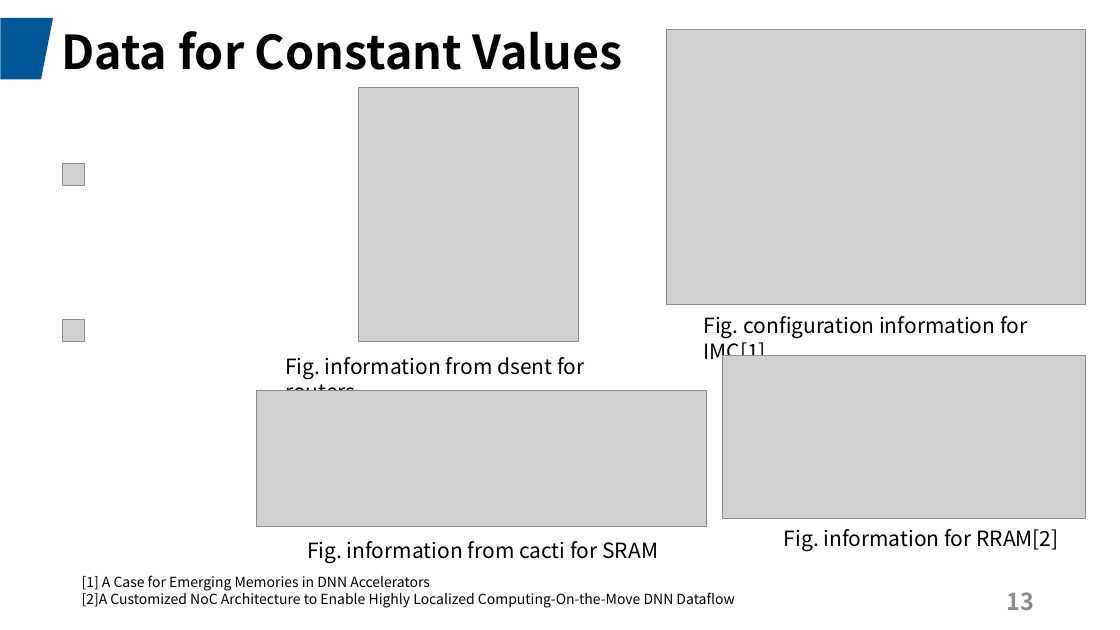
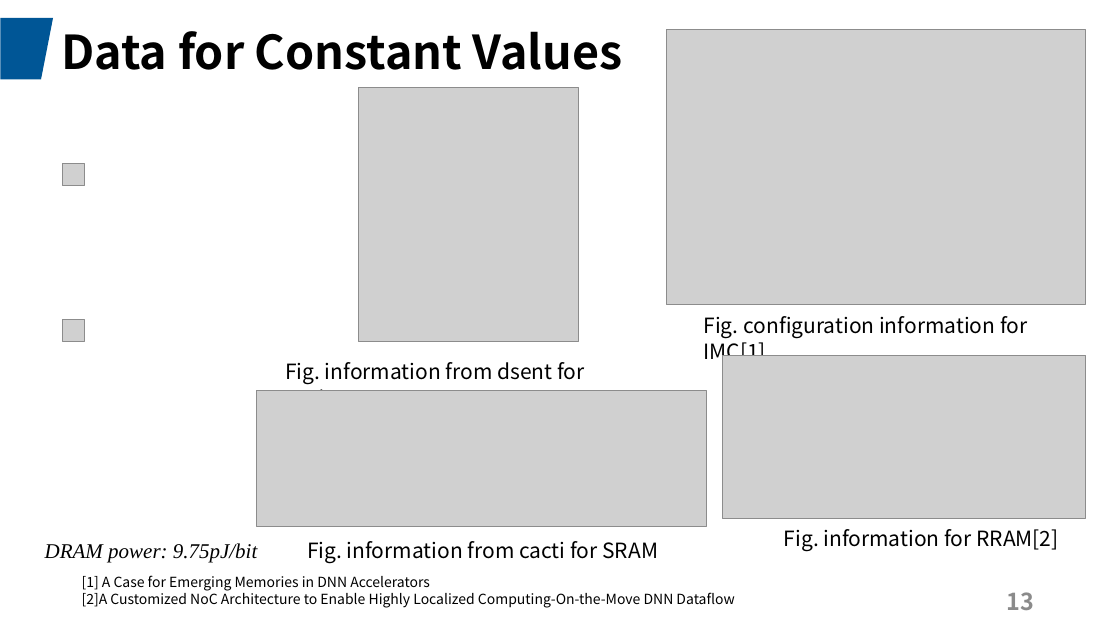
Before and after one commit to JadeQiong/DSE, a slide deck: slide 13 of 组会3.18GNN.pptx. Drawn at 1120x630 pixels with LibreOffice and Linux fonts; fonts in the diff are those of the drawing; grey boxes stand for pictures. Boxes give left, top, right and bottom in pixels: in the first picture for what was removed or moved away, otherwise in the second. Text is boxed around its words. In the diff, an @@ line names an element or a change of style, - is before the commit and + after.

```diff
--- a/组会3.18GNN.pptx
+++ b/组会3.18GNN.pptx
@@ text "Fig. information from dsent for ..." rewrapped from <box>285,357,584,391</box> to <box>285,362,584,391</box> @@
@@ text added at <box>45,543,257,563</box>, 18 pt, text #000000, italic @@
+DRAM power: 9.75pJ/bit
```
Also in this commit, not shown: 3 other slides changed, 2 slides added, 2 slides removed, 1 other file.
